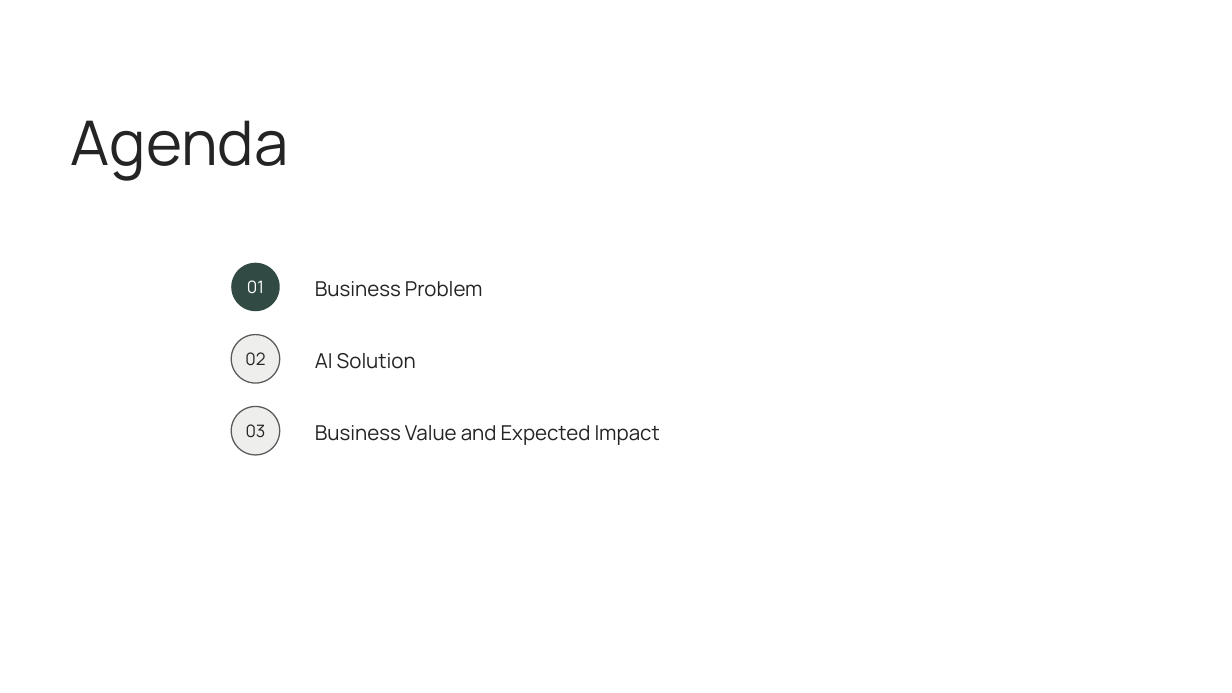
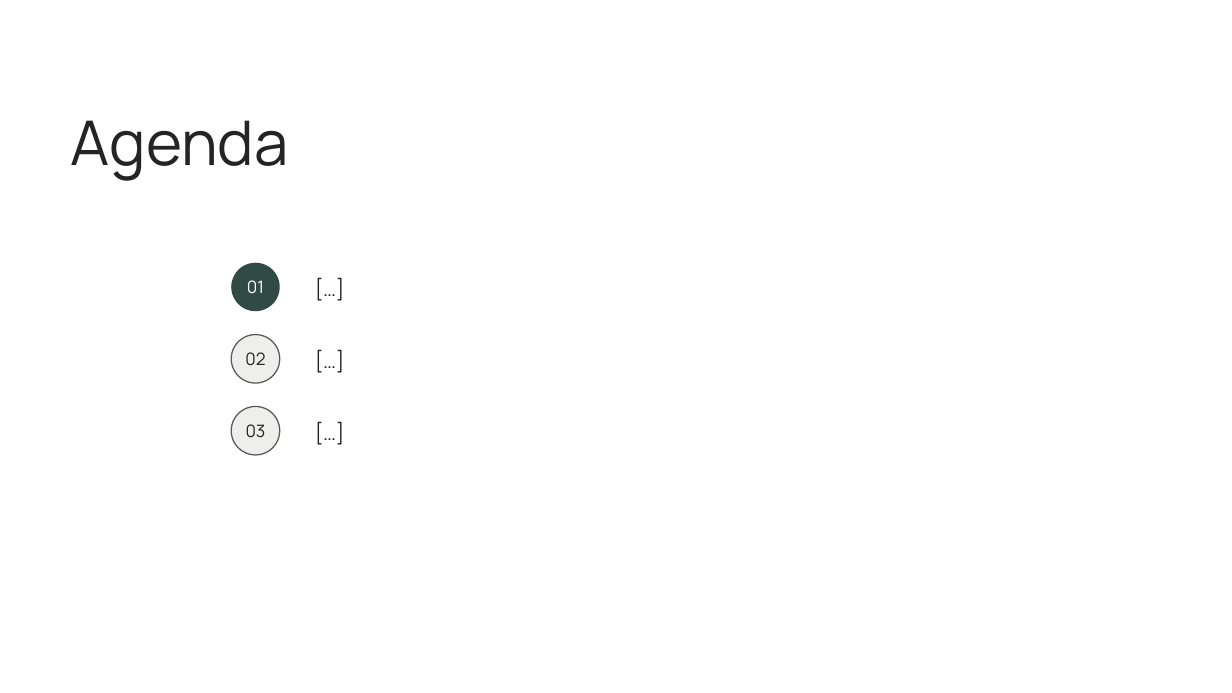
Before and after one commit to MoritzDaw/CaseStudy, a slide deck: slide 2 of 20251101_CaseStudy_FDE.pptx. Drawn at 1232x693 pixels with LibreOffice and Linux fonts; fonts in the diff are those of the drawing; background and template pictures are left out. Boxes give left, top, right and bottom in pixels: in the first picture for what was removed or moved away, otherwise in the second. Text is boxed around its words. In the diff, an @@ line names an element or a change of style, - is before the commit and + after.

```diff
--- a/20251101_CaseStudy_FDE.pptx
+++ b/20251101_CaseStudy_FDE.pptx
@@ text at [315,281,483,297]: text changed @@
-Business Problem
+[…]
@@ text at [315,353,416,369]: text changed @@
-AI Solution
+[…]
@@ text at [315,425,660,445]: text changed @@
-Business Value and Expected Impact
+[…]
```
Also in this commit, not shown: 2 other slides changed.
